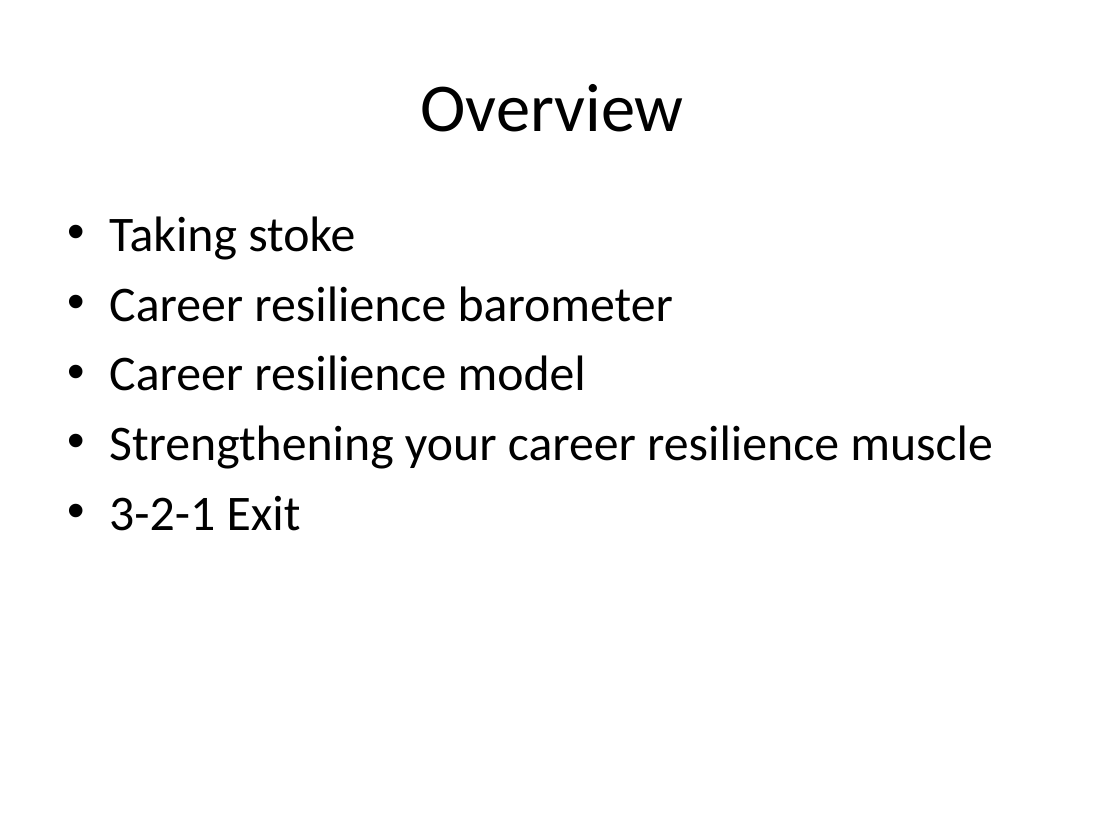
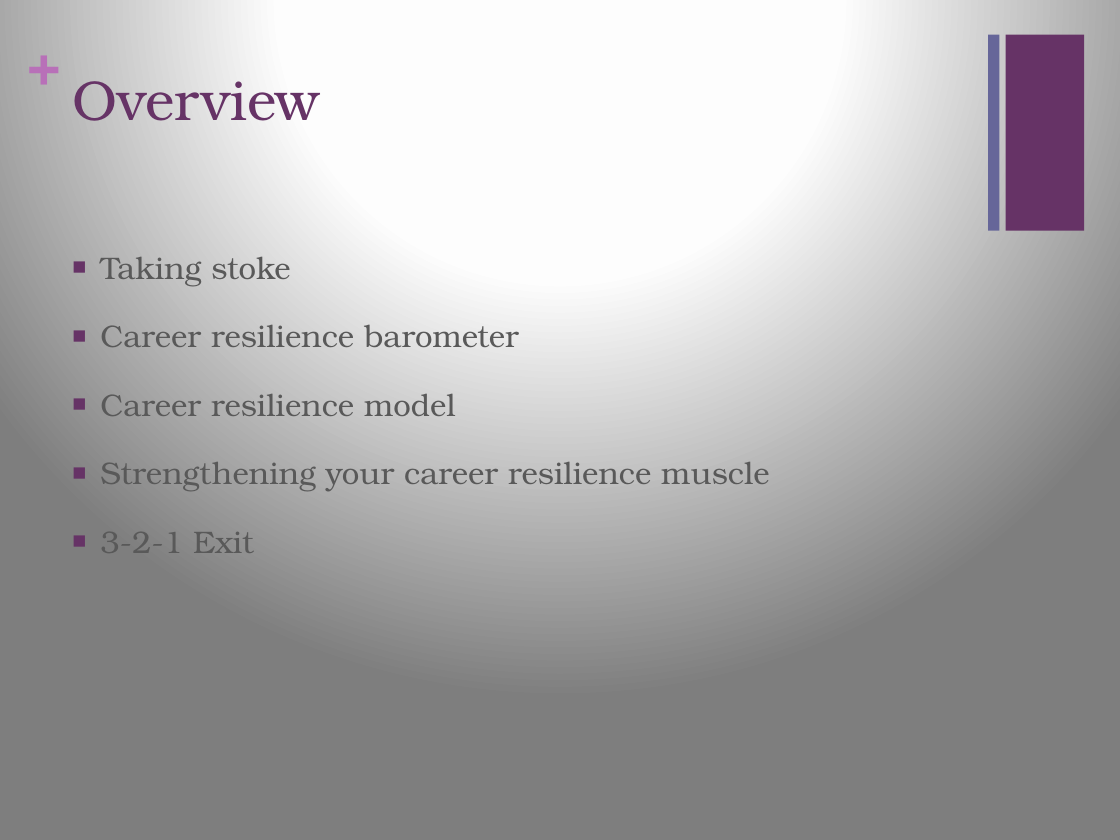
Before and after one commit to dpetousis/test, a slide deck: slide 2 of LBS Presentation.pptx. Drawn at 1120x840 pixels with LibreOffice and Linux fonts; fonts in the diff are those of the drawing. Boxes give left, top, right and bottom in pixels: in the first picture for what was removed or moved away, otherwise in the second. Text is boxed around its words. In the diff, an @@ line names an element or a change of style, - is before the commit and + after.

```diff
--- a/LBS Presentation.pptx
+++ b/LBS Presentation.pptx
@@ background #FFFFFF to gradient #FFFFFF to #FEFEFE to #7F7F7F @@
@@ text added at [27,28,59,96], 36 pt, text #B870B8, bold @@
++
@@ title "Overview": place and size @@
-title "Overview" at [420,84,683,132]
+title "Overview" at [72,81,319,121]
@@ title "Overview" at [72,81,319,121]: size 44 to 36 pt, font Calibri to TeX Gyre Bonum, text colour #000000 to #663366; alignment centre to left; vertical alignment middle to top @@
@@ rectangle added at [988,35,999,231], fill #666699 @@
@@ rectangle added at [1006,35,1084,231], fill #663366 @@
@@ text "Taking stoke": place and size @@
-text "Taking stoke" at [109,216,992,531]
+text "Taking stoke" at [100,257,769,562]
@@ text "Taking stoke" at [100,257,769,562]: size 32 to 20 pt, font Calibri to TeX Gyre Bonum, text colour #000000 to #595959; bullet • to ■; more space between paragraphs @@
```
Also in this commit, not shown: 8 other slides changed, 1 slide added, 1 slide removed.
